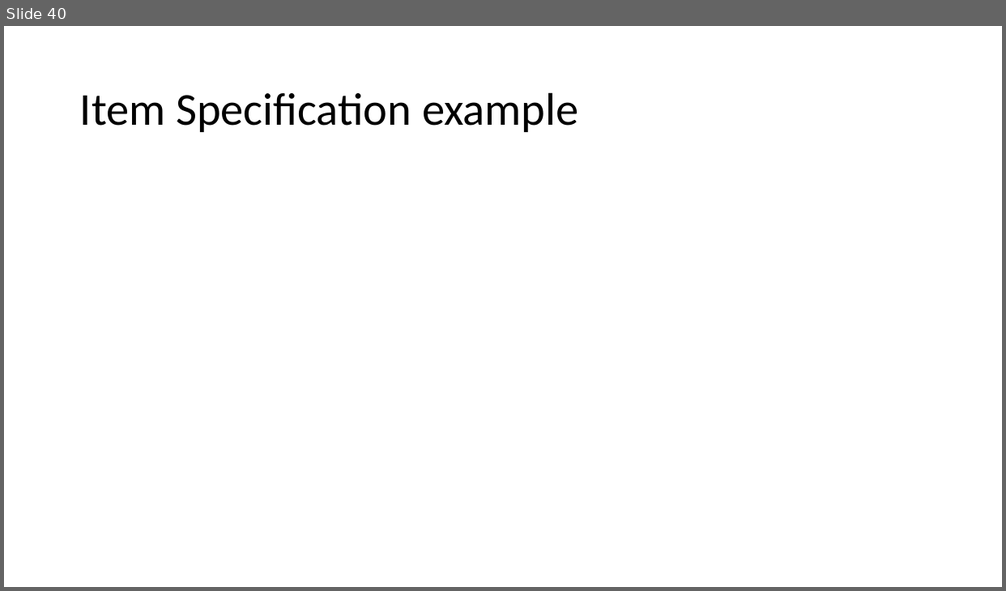
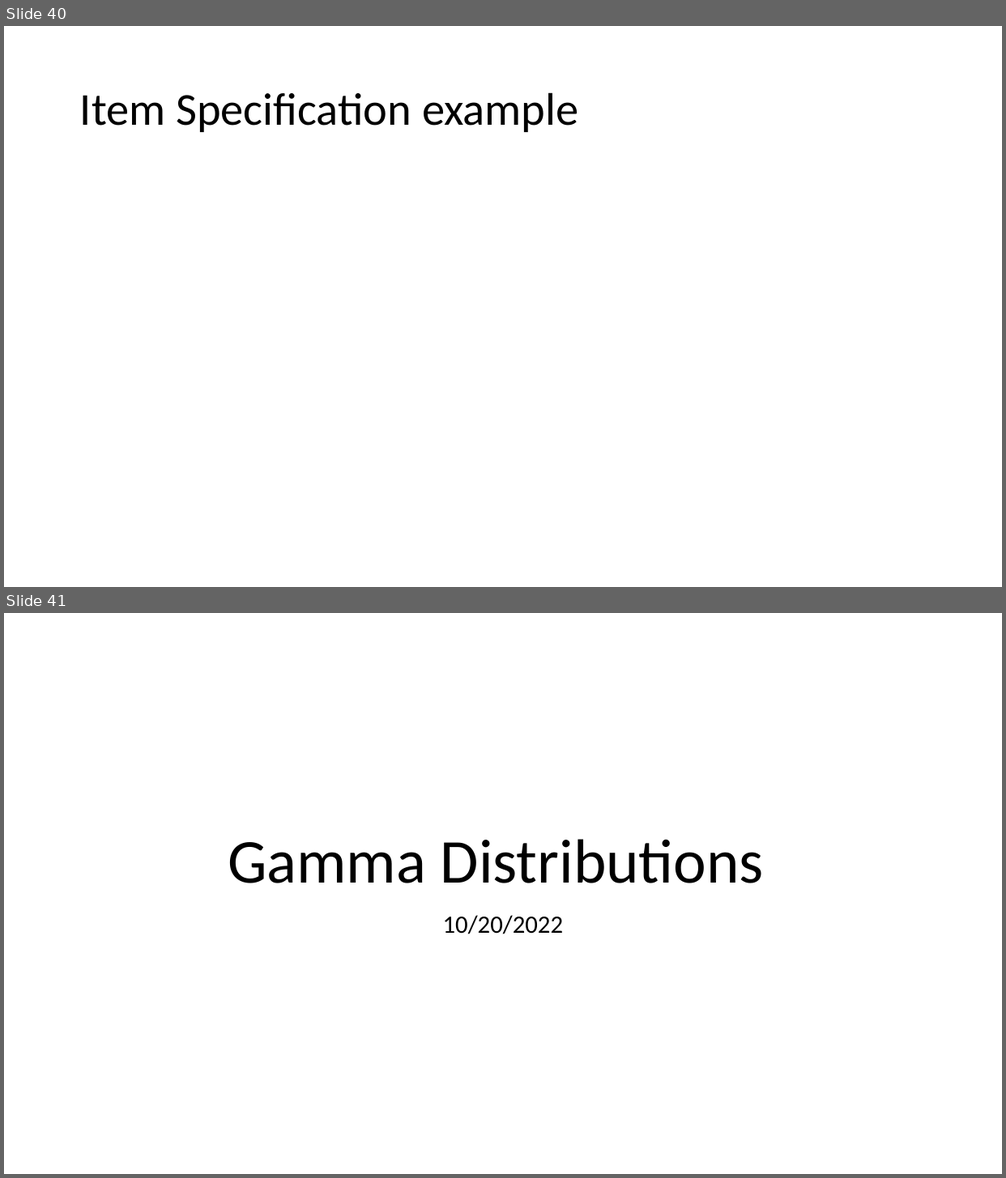
Before and after one commit to FlanFlanagan/misc_python, a slide deck: Distribution Examples.pptx. Shown one above the other, each under a label of ours: slide 40 before the commit, slides 40 and 41 after it. The pictures are 1006x591 and 1006x1178 pixels, drawn with LibreOffice and Linux fonts; fonts in the diff are those of the drawing; grey boxes stand for pictures. Boxes give left, top, right and bottom in pixels: in the first picture for what was removed or moved away, otherwise in the second. Text is boxed around its words. In the diff, an @@ line names an element or a change of style, - is before the commit and + after.

```diff
--- a/Distribution Examples.pptx
+++ b/Distribution Examples.pptx
@@ slide 41 added at bbox=[4, 613, 1002, 1174], background #FFFFFF @@
@@ title added at bbox=[228, 839, 764, 884], 60 pt, text #000000 @@
+Gamma Distributions
@@ subtitle added at bbox=[443, 915, 564, 935], 24 pt, text #000000 @@
+10/20/2022
```
Also in this commit, not shown: 28 other slides added, 10 other files.
